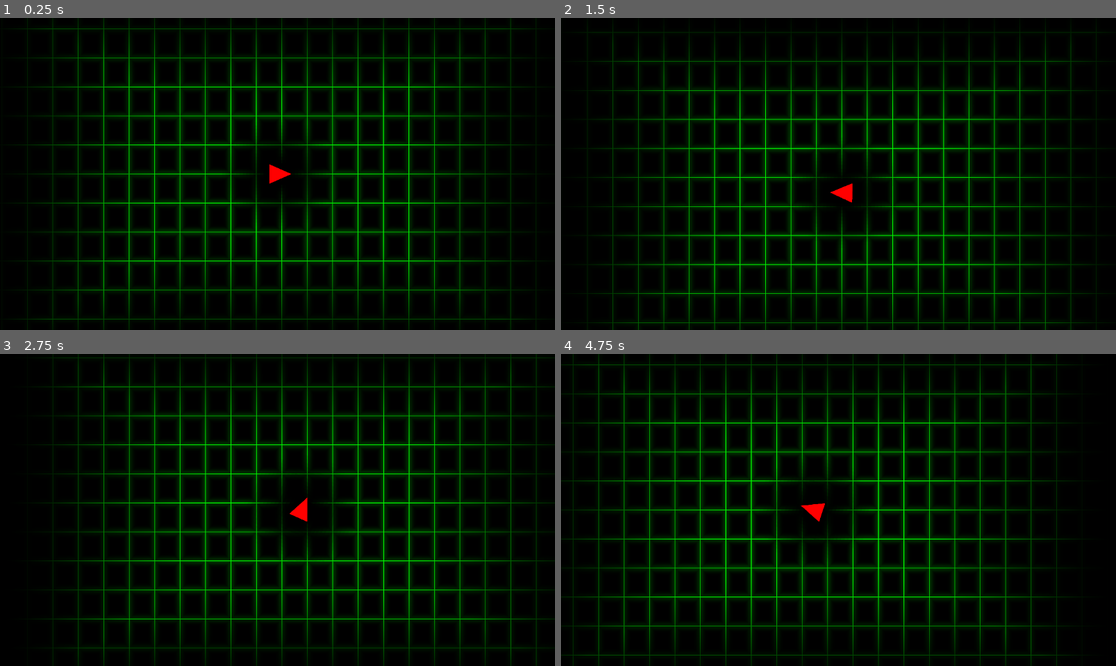
Above: before the commit, frames 1-4 (two rows, left to right).
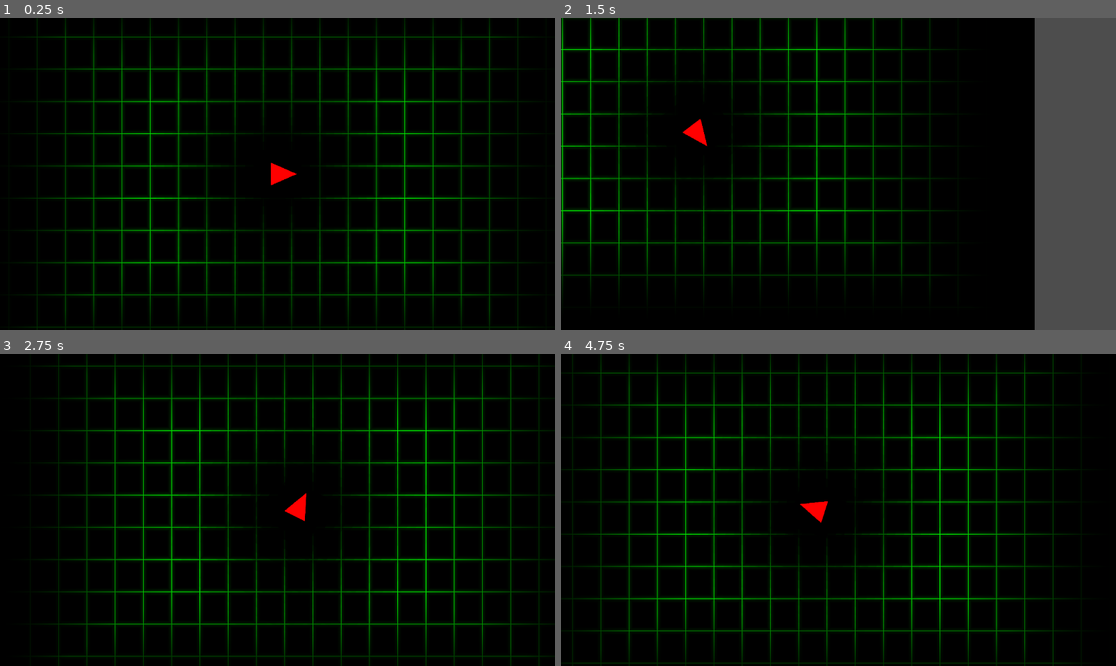
Above: after the commit, the same moments.

Repository: zt1ier/broken-code
Game: Godot game, scene res://main.tscn
Same seed, same stepped clock (60 frames per second), same inputs: the game is played once before the commit and once after it.
Inputs (mouse positions are in pixels of both pictures, inside the frame that each line leads up to):
- Up to frame 1 (0.25 s): no input
- Up to frame 2 (1.5 s): tap Enter at 0.5 s; move the mouse to (960, 158) at 0.52 s; hold D (move_right) 0.53-1.28 s; tap Shift (dash) at 0.6, 1.35 s; move the mouse to (727, 189) at 1.27 s; hold S (move_down) from 1.28 s (still down)
- Up to frame 3 (2.75 s): move the mouse to (333, 441) at 2.02 s; release S (move_down) at 2.03 s; hold D (move_right) from 2.03 s (still down); tap Shift (dash) at 2.1 s
- Up to frame 4 (4.75 s): move the mouse to (810, 572) at 2.77 s; release D (move_right) at 2.78 s; hold W (move_up) 2.78-3.53 s; tap Shift (dash) at 2.85, 3.6, 4.35 s; move the mouse to (1005, 556) at 3.52 s; hold A (move_left) from 3.53 s (still down); move the mouse to (672, 463) at 4.27 s

The runs differ from the first frame. In frame 1, 22% of the frame differs, in the area x 3-97%, y 0-100%; in frame 2, 35%, in the area x 0-100%, y 0-100%; in frame 3, 22%; in frame 4, 23%.

Commit message:
Stupid dash

Diff:
--- a/broken-code/main.tscn
+++ b/broken-code/main.tscn
@@ -10,5 +10,5 @@
 
 [node name="Player" parent="." instance=ExtResource("2_0xm2m")]
 position = Vector2(576, 324)
-scale = Vector2(0.3, 0.3)
+scale = Vector2(0.7, 0.7)
 triangle_draw_points = Array[Vector2]([])
--- a/broken-code/scenes/background.tscn
+++ b/broken-code/scenes/background.tscn
@@ -7,9 +7,11 @@
 shader = ExtResource("1_y0upk")
 shader_parameter/grid_size = Vector2(48, 48)
 shader_parameter/line_thickness = 0.1
-shader_parameter/grid_color = Color(0, 1, 0, 0.3)
+shader_parameter/grid_color = Color(0, 1, 0, 0.5)
 shader_parameter/offset = Vector2(0, 0)
-shader_parameter/screen_size = Vector2(1280, 720)
+shader_parameter/screen_size = Vector2(1152, 648)
+shader_parameter/glow_radius = 5.0
+shader_parameter/glow_strength = 0.2
 
 [node name="Background" type="ColorRect"]
 offset_left = -128.0
--- a/broken-code/scenes/player.tscn
+++ b/broken-code/scenes/player.tscn
@@ -25,15 +25,19 @@
 modulate = Color(1.5, 0, 0, 1)
 position = Vector2(18.2408, 0.000121553)
 rotation = -4.71238
-scale = Vector2(1, 1.30657)
+scale = Vector2(0.5, 0.654)
 texture = ExtResource("2_g2els")
 
 [node name="Collision" type="CollisionPolygon2D" parent="."]
 rotation = 1.57079
-polygon = PackedVector2Array(0.000195471, -88, 63.9999, 56.0001, -64.0001, 55.9999)
+polygon = PackedVector2Array(0.00035764, -57, 32.9999, 19.0002, -32.0001, 18.9998)
 
 [node name="Camera" type="Camera2D" parent="."]
 position_smoothing_enabled = true
 position_smoothing_speed = 7.0
 
-[node name="DashTimer" type="Timer" parent="."]
+[node name="DashCooldown" type="Timer" parent="."]
+one_shot = true
+autostart = true
+
+[connection signal="timeout" from="DashCooldown" to="." method="_on_dash_cooldown_timeout"]
--- a/broken-code/scripts/background.gd
+++ b/broken-code/scripts/background.gd
@@ -14,6 +14,7 @@
 	if player == null:
 		printerr("background.gd: Player reference is null")
 		set_physics_process(false)
+		set_process(false)
 
 
 func _process(delta: float) -> void:
--- a/broken-code/scripts/player.gd
+++ b/broken-code/scripts/player.gd
@@ -4,8 +4,9 @@
 const DEFAULT_COLOR: Color = Color.RED
 
 
-@export var speed: float = 400.0
-@export var dash_cooldown: float = 1.0
+@export var speed: float = 20000.0
+@export var dash_cooldown_time: float = 1.5
+@export var dash_distance: float = 1000.0
 
 @export var triangle_draw_points : Array[Vector2] = [
 	Vector2(0, -16),
@@ -17,13 +18,13 @@
 var can_dash: bool = false
 
 
-@onready var dash_timer: Timer = $DashTimer
+@onready var dash_cooldown: Timer = $DashCooldown
 
 
 func _ready() -> void:
 	if not is_in_group("Player"):
 		add_to_group("Player")
-	dash_timer.wait_time = dash_cooldown
+	dash_cooldown.wait_time = dash_cooldown_time
 
 
 func _physics_process(delta: float) -> void:
@@ -36,11 +37,19 @@
 
 func _handle_movement(delta: float) -> void:
 	var dir := Input.get_vector("move_left", "move_right", "move_up", "move_down")
-	velocity = dir.normalized() * speed
+	velocity = dir.normalized() * speed * delta
 
-	if Input.is_action_just_pressed("dash"):
-		dash(delta)
+	if Input.is_action_just_pressed("dash") and can_dash:
+		dash(dir, delta)
 
 
-func dash(delta: float) -> void:
-	pass
+func dash(direction: Vector2, delta: float) -> void:
+	can_dash = false
+
+	global_position = direction.normalized() * dash_distance * delta
+
+	dash_cooldown.start()
+
+
+func _on_dash_cooldown_timeout() -> void:
+	can_dash = true
--- a/broken-code/scripts/shaders/cool-green-grid.gdshader
+++ b/broken-code/scripts/shaders/cool-green-grid.gdshader
@@ -2,10 +2,10 @@
 
 uniform vec2 grid_size = vec2(48.0, 48.0); // distance between lines
 uniform float line_thickness = 0.1; // line thickness
-uniform vec4 grid_color : source_color = vec4(0.0, 1.0, 0.0, 0.3); // main line color
+uniform vec4 grid_color : source_color = vec4(0.0, 1.0, 0.0, 0.5); // green line color
 uniform vec2 offset = vec2(0.0, 0.0); // offset for scrolling
 uniform vec2 screen_size = vec2(1152.0, 648.0); // yeah
-uniform float glow_radius = 8.0; // how far the glow spreads
+uniform float glow_radius = 5.0; // how far the glow spreads
 uniform float glow_strength = 0.2; // intensity multiplier
 
 void fragment() {
